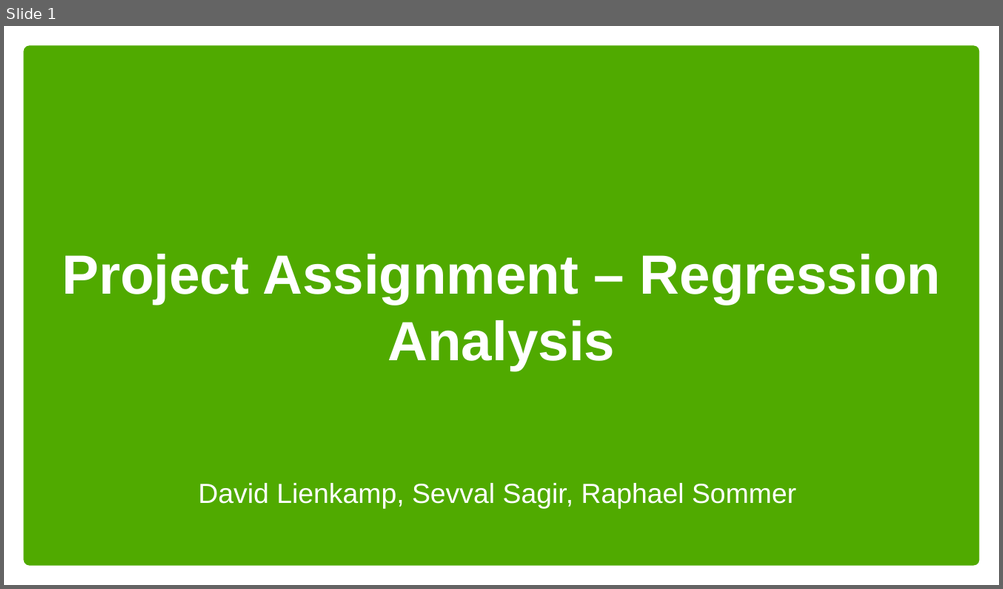
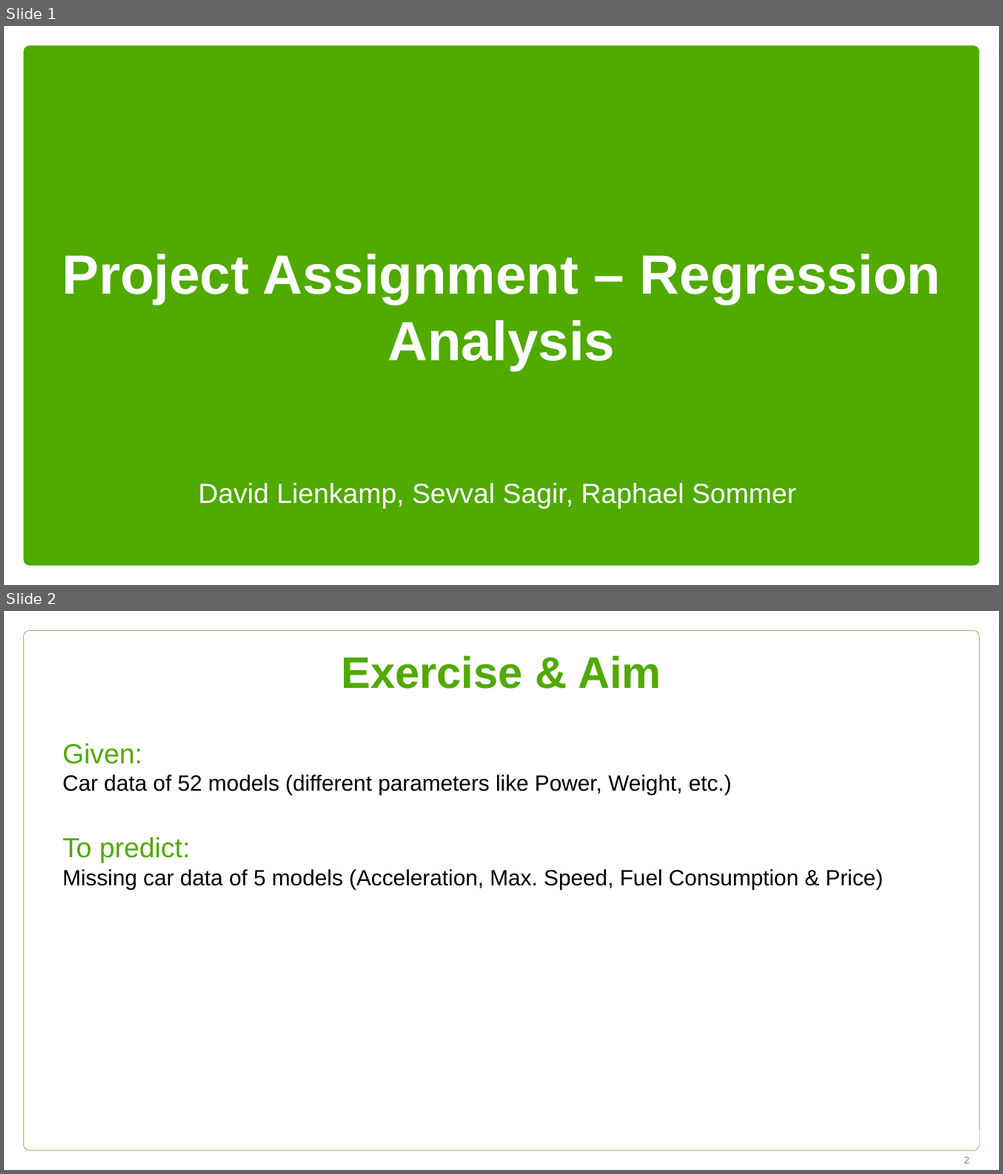
Before and after one commit to sevvalsagir/MA213B-Seminar-2, a slide deck: Project Assignment - Regression Analysis.pptx. Shown one above the other, each under a label of ours: slide 1 before the commit, slides 1 and 2 after it. The pictures are 1003x589 and 1003x1174 pixels, drawn with LibreOffice and Linux fonts; fonts in the diff are those of the drawing; background and template pictures are left out. Boxes give left, top, right and bottom in pixels: in the first picture for what was removed or moved away, otherwise in the second. Text is boxed around its words. In the diff, an @@ line names an element or a change of style, - is before the commit and + after.

```diff
--- a/Project Assignment - Regression Analysis.pptx
+++ b/Project Assignment - Regression Analysis.pptx
@@ slide 2 added at [4, 611, 999, 1170], background #FFFFFF @@
@@ rounded rectangle added at [24, 631, 979, 1151], outline #50AA00 0.25 pt @@
@@ title added at [341, 655, 661, 689], 32 pt, text #50AA00, bold @@
+Exercise & Aim
@@ text added at [62, 743, 731, 795], 16 pt, text #000000 @@
+Given:
+Car data of 52 models (different parameters like Power, Weight, etc.)
@@ text added at [62, 837, 883, 889], 16 pt, text #000000 @@
+To predict:
+Missing car data of 5 models (Acceleration, Max. Speed, Fuel Consumption & Price)
@@ page number added at [964, 1157, 969, 1164], 7 pt, text #808080 @@
+2
```
Also in this commit, not shown: 2 slides changed, 14 other slides added, 8 slides removed, 3 other files.
